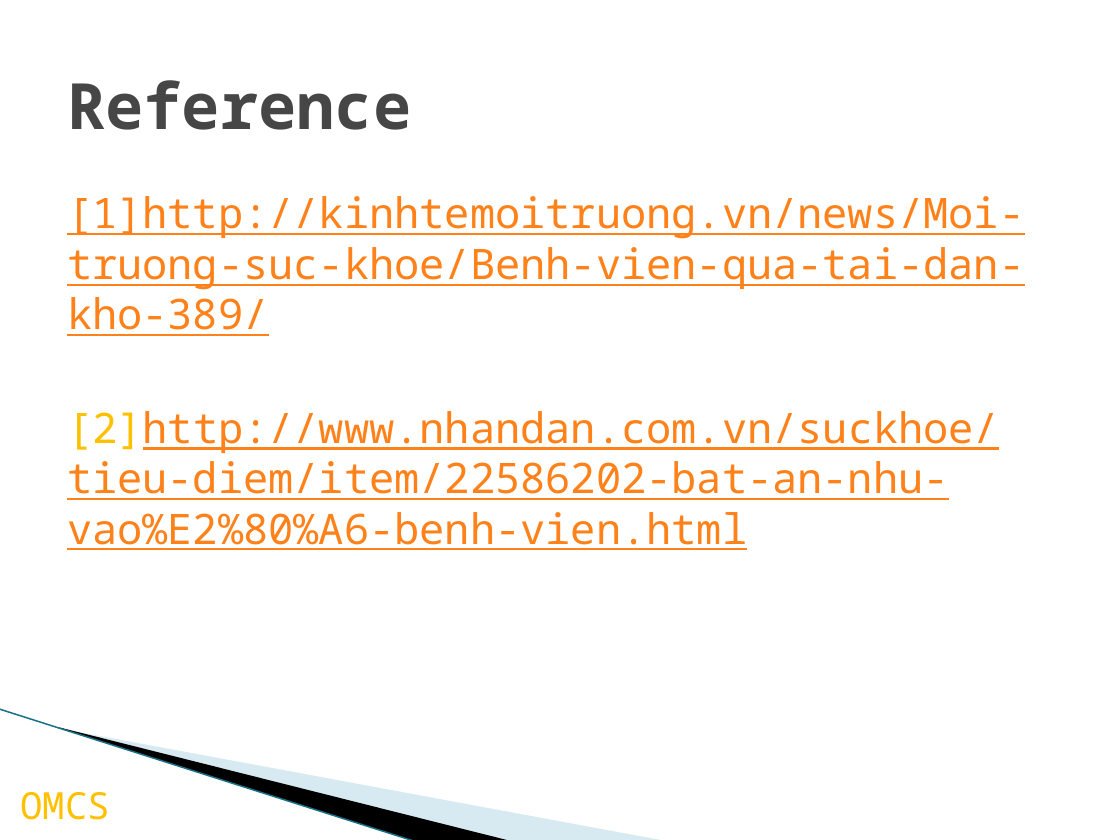
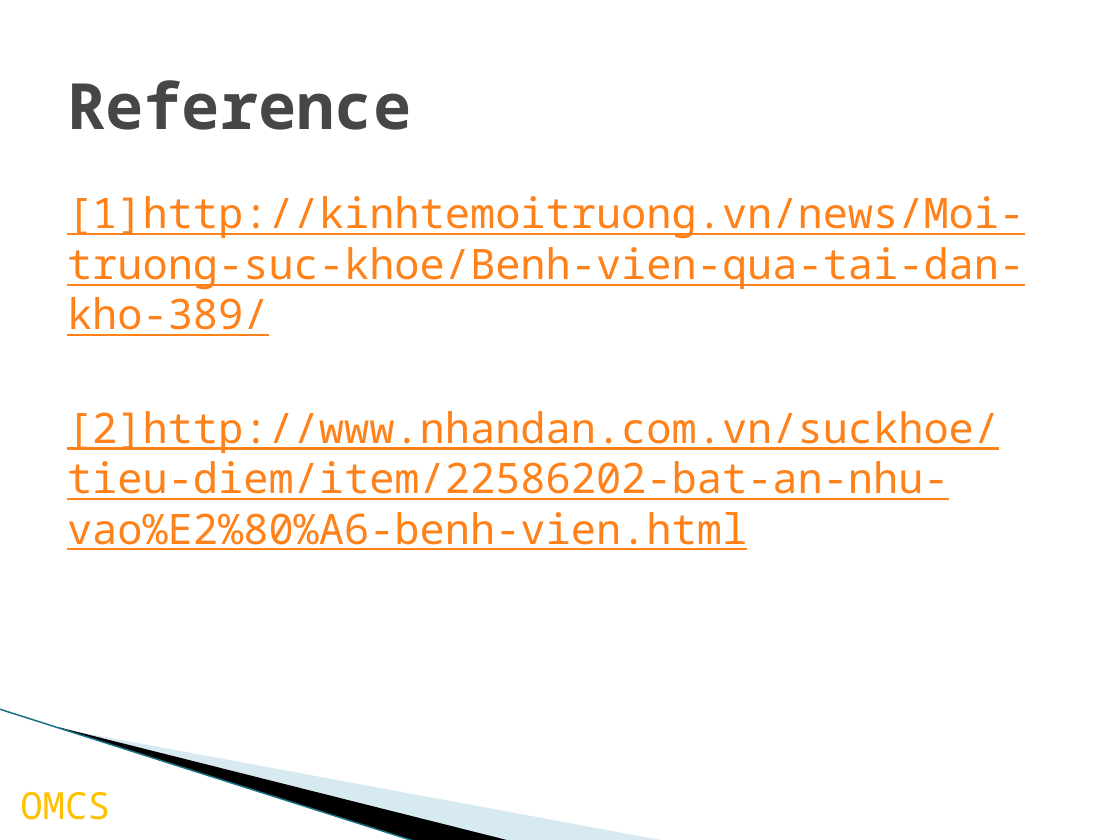
Before and after one commit to palaniellappank/online-medical-consultant-system, a slide deck: slide 23 of Document/OMCS_Slide.pptx (slide 21 before the commit). Drawn at 1120x840 pixels with LibreOffice and Linux fonts; fonts in the diff are those of the drawing; background and template pictures are left out. Boxes give left, top, right and bottom in pixels: in the first picture for what was removed or moved away, otherwise in the second. Text is boxed around its words. In the diff, an @@ line names an element or a change of style, - is before the commit and + after.

```diff
--- a/Document/OMCS_Slide.pptx
+++ b/Document/OMCS_Slide.pptx
@@ text at (x1=67, y1=411, x2=999, y2=550): text colour #FFC000 to #FF8119, underline on in "[2]http://www.nhandan.com.vn/suckhoe/tieu-diem/item/22586202 ..." @@
```
Also in this commit, not shown: 3 other slides changed, 2 slides added, 2 other files.
